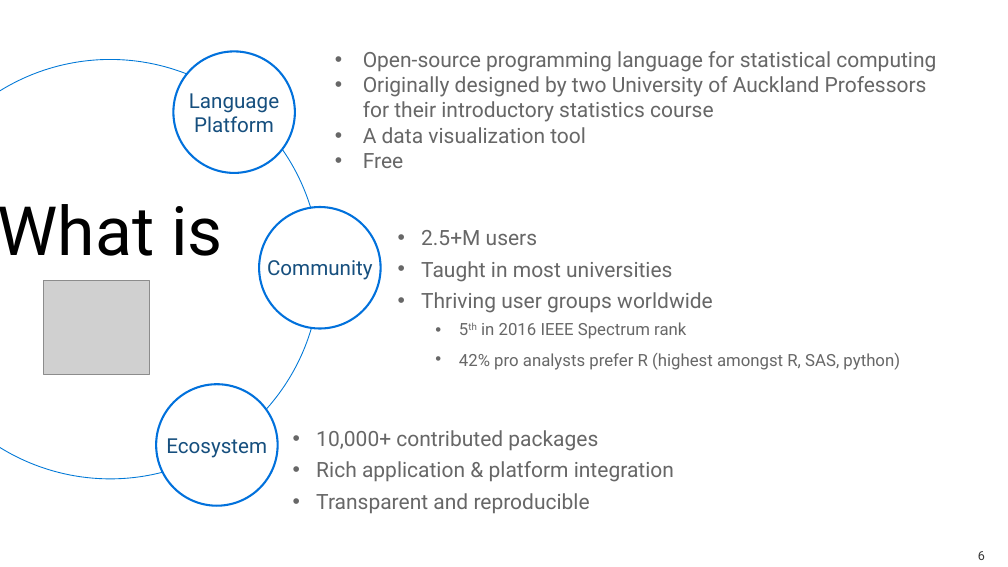
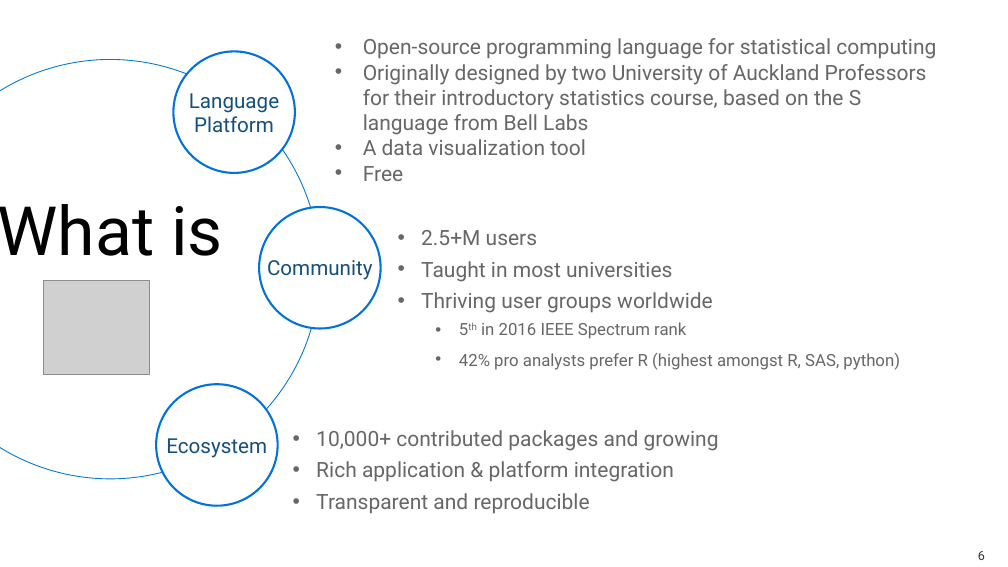
Before and after one commit to microsoft/AI-Immersion-Workshop, a slide deck: slide 6 of Applied Machine Learning for Developers/R server Tools for scaling R using Azure/docs/ToolsForScalingRUsingAzure.pptx. Drawn at 1008x567 pixels with LibreOffice and Linux fonts; fonts in the diff are those of the drawing; grey boxes stand for pictures; background and template pictures are left out. Boxes give left, top, right and bottom in pixels: in the first picture for what was removed or moved away, otherwise in the second. Text is boxed around its words. In the diff, an @@ line names an element or a change of style, - is before the commit and + after.

```diff
--- a/Applied Machine Learning for Developers/R server Tools for scaling R using Azure/docs/ToolsForScalingRUsingAzure.pptx
+++ b/Applied Machine Learning for Developers/R server Tools for scaling R using Azure/docs/ToolsForScalingRUsingAzure.pptx
@@ text at (363, 64, 927, 135): text changed @@
-• Originally designed by two University of Auckland Professors for their introductory statistics course
+• Originally designed by two University of Auckland Professors for their introductory statistics course, based on the S language from Bell Labs
@@ text at (316, 430, 719, 451): text changed @@
-• 10,000+ contributed packages
+• 10,000+ contributed packages and growing
```
Also in this commit, not shown: 11 other slides changed, 3 slides added, 3 other files.
